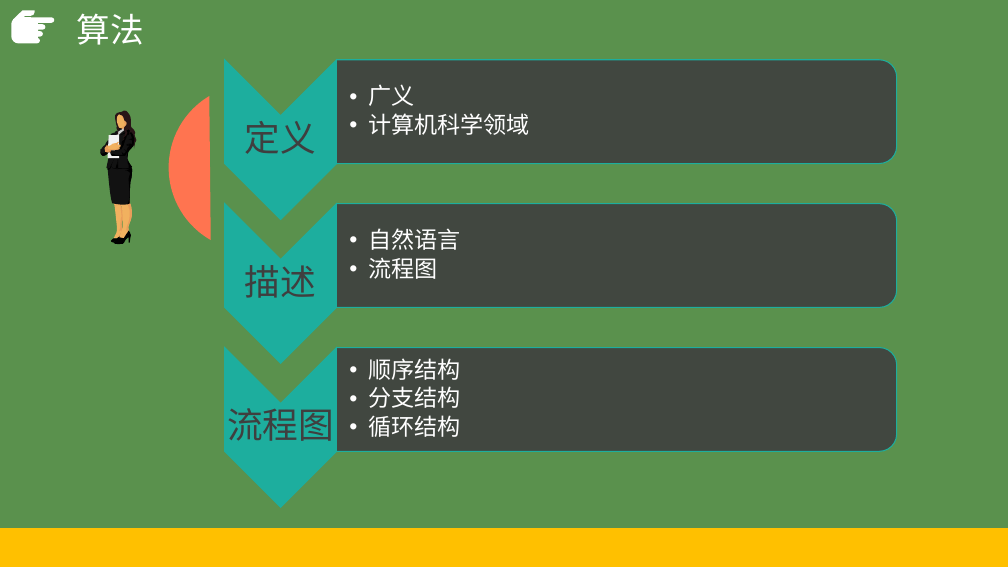
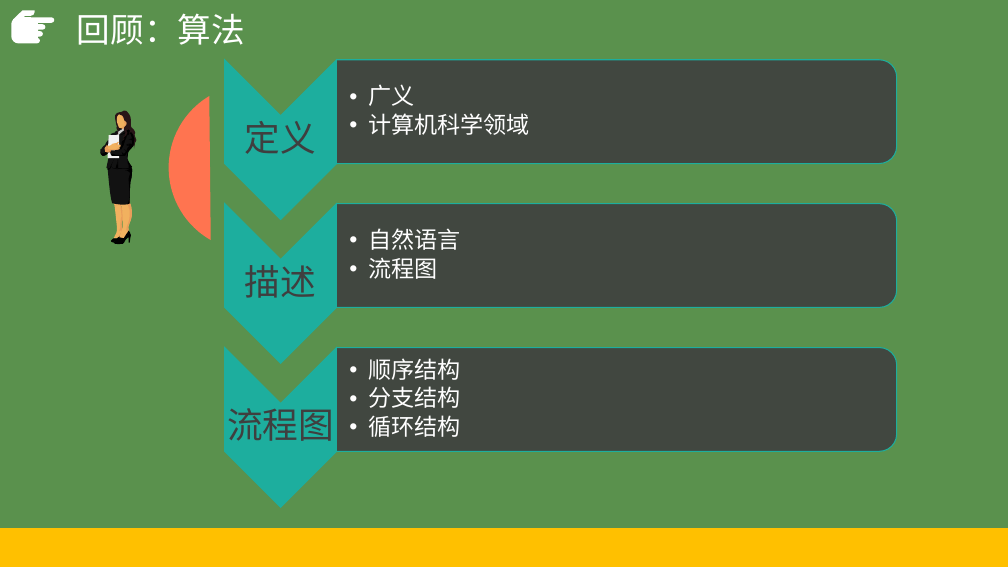
Before and after one commit to hongm32/2020design, a slide deck: slide 3 of 【第09课】枚举算法/【第09课】枚举算法.pptx. Drawn at 1008x567 pixels with LibreOffice and Linux fonts; fonts in the diff are those of the drawing. Boxes give left, top, right and bottom in pixels: in the first picture for what was removed or moved away, otherwise in the second. Text is boxed around its words. In the diff, an @@ line names an element or a change of style, - is before the commit and + after.

Commit message:
修改《【第09课】枚举算法》课件及源码部分错误

```diff
--- a/【第09课】枚举算法/【第09课】枚举算法.pptx
+++ b/【第09课】枚举算法/【第09课】枚举算法.pptx
@@ text at box(77, 13, 245, 45): text changed @@
-算法
+回顾：算法
```
Also in this commit, not shown: 8 other slides changed, 1 slide added, 8 other files.
